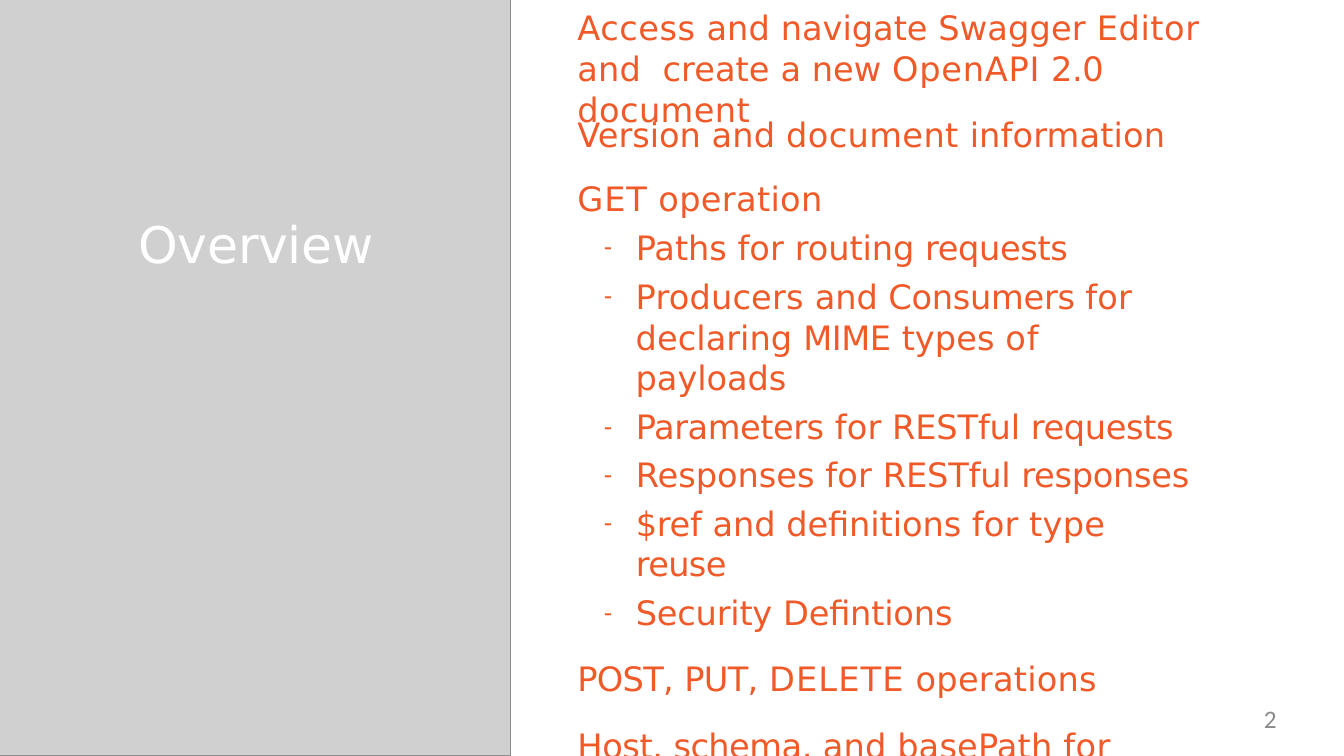
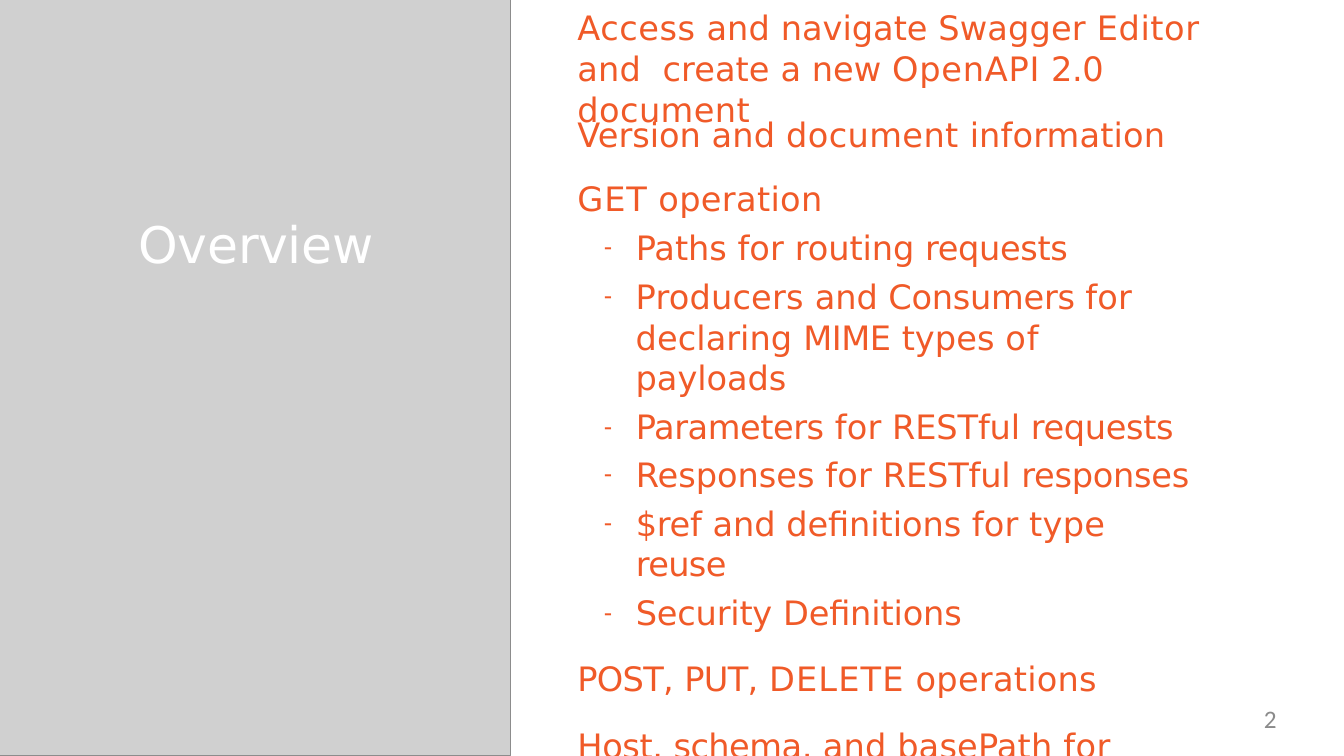
Before and after one commit to StevenJoseph19/JEE-DevOps, a slide deck: slide 2 of 3. Swagger/Day 10/Slides/3. Create OpenAPI Documents with Swagger Editor/create-openapi-documents-with-swagger-editor-slides.pptx. Drawn at 1344x756 pixels with LibreOffice and Linux fonts; fonts in the diff are those of the drawing; grey boxes stand for pictures. Boxes give left, top, right and bottom in pixels: in the first picture for what was removed or moved away, otherwise in the second. Text is boxed around its words. In the diff, an @@ line names an element or a change of style, - is before the commit and + after.

```diff
--- a/3. Swagger/Day 10/Slides/3. Create OpenAPI Documents with Swagger Editor/create-openapi-documents-with-swagger-editor-slides.pptx
+++ b/3. Swagger/Day 10/Slides/3. Create OpenAPI Documents with Swagger Editor/create-openapi-documents-with-swagger-editor-slides.pptx
@@ text at box(636, 599, 962, 632): text changed @@
-– Security Defintions
+– Security Definitions
```
Also in this commit, not shown: 1 other slide changed, 9 other files.
